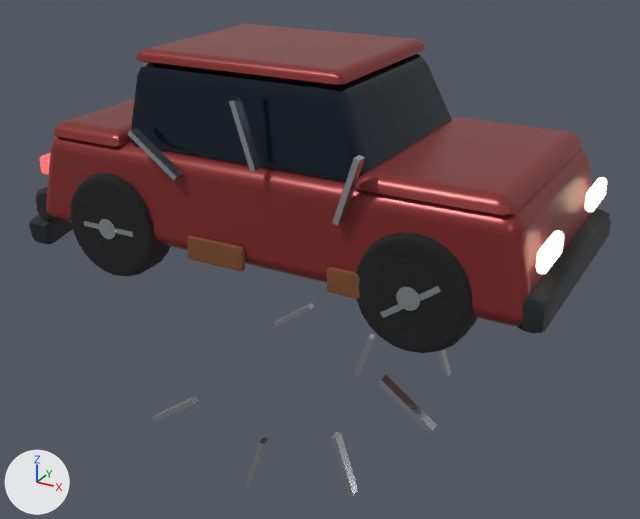
An edit to the glTF model SeatAtTheTable/public/assets/world/vehicles/beater.glb, drawn before and after from the same camera.
One viewpoint serves both versions: a 50 mm camera at (23.7, -42.3, 21.6) aimed at (0.3, 0.1, 0.4). The lights are fixed; the arrows at lower left show +X, +Y and +Z. The older version comes first. Where no turn or scale is listed for an object, it has been applied to the vertices. Vertices at exactly the same position are counted once.

The older version as bpy lines, for what is in view:
```python
me_body = bpy.data.meshes.new('body')
me_body.from_pydata(...)  # 264 vertices, 512 faces; spans x -14.8..14.8, y -6.9..6.9, z -5.3..5.3
me_body.materials.append(mat_paint)  # red #8a2f2f
me_cube = bpy.data.meshes.new('Cube')
me_cube.from_pydata(...)  # 168 vertices, 324 faces; spans x -15.9..15.9, y -6.8..6.8, z -1.8..1.8
me_cube.materials.append(mat_trim)  # black #1b1d22
me_cylinder_001 = bpy.data.meshes.new('Cylinder.001')
me_cylinder_001.from_pydata(...)  # 68 vertices, 112 faces; spans x -9.1..9.1, y -0.4..0.4, z -7.6..7.6
me_cylinder_001.materials.append(mat_chrome)  # light grey #c7cad1
me_cylinder_005 = bpy.data.meshes.new('Cylinder.005')
me_cylinder_005.from_pydata(...)  # 68 vertices, 112 faces; spans x -10.9..10.9, y -0.4..0.4, z -4.9..4.9
me_cylinder_005.materials.append(mat_chrome)  # light grey #c7cad1
ob_part_paint = bpy.data.objects.new('part-paint', me_body)
ob_part_paint.location = (0.0, 0.0, 7.65)
ob_part_trim = bpy.data.objects.new('part-trim', me_cube)
ob_part_trim.location = (-0.25, -0.12, 2.44)
ob_wheel__9__1_hub = bpy.data.objects.new('wheel-+9--1-hub', me_cylinder_001)
ob_wheel__9__1_hub.location = (1.91, -7.01, -3.87)
ob_wheel__9__1_hub_1 = bpy.data.objects.new('wheel--9--1-hub', me_cylinder_005)
ob_wheel__9__1_hub_1.location = (-0.09, -7.01, 6.59)
# also in view: 'part-rust' at (0.4, 0.0, 5.3); 'wheel-+9--1-tyre' at (9.2, -6.1, 3.1); 'wheel-+9-1-hub' at (1.9, 7.0, -3.9); 'wheel--9--1-tyre' at (-9.2, -6.1, 3.1); 'part-glass' at (-1.1, 0.0, 9.9)
```
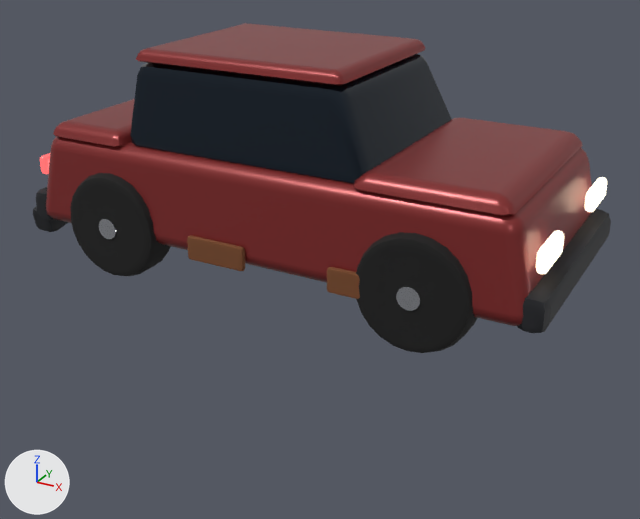
Where the newer file only moved an object's origin or applied its transform, the numbers keep the older frame.

What the commit changed:
me_cube is used by ob_part_trim; location (-0.25, -0.12, 2.44).
me_cube had 168 vertices, 324 faces and spanned x -15.9..15.9, y -6.8..6.8, z -1.8..1.8.
me_cube now has 168 vertices, 324 faces and spans x -15.8..15.8, y -6.6..6.8, z -1.1..1.8.
me_cube part 1: the loose piece of 56 vertices spanning x -15.9..-14.2, y -6.8..-0.8, z -1.8..0.7 is moved by (0.0, 0.4, 0.7).
me_cylinder_001 is used by ob_wheel__9__1_hub; location (1.91, -7.01, -3.87).
me_cylinder_001 had 68 vertices, 112 faces and spanned x -9.1..9.1, y -0.4..0.4, z -7.6..7.6.
me_cylinder_001 now has 68 vertices, 112 faces and spans x 5.5..9.1, y -0.4..0.4, z 5.2..8.7.
me_cylinder_001 part 2: the loose piece of 8 vertices spanning x 5.8..8.9, y -0.3..0.3, z -0.2..2.1 is moved by (-0.1, 0.0, 6.0).
me_cylinder_001 part 3: the loose piece of 8 vertices spanning x 3.2..4.6, y -0.3..0.3, z -5.7..-2.2 is moved by (3.4, 0.0, 10.9).
me_cylinder_001 part 4: the loose piece of 8 vertices spanning x -9.1..-6.0, y -0.3..0.3, z -5.2..-2.9 is moved by (14.8, 0.0, 11.0).
Other edits to the shape of me_cylinder_001 do not show in these pictures.
me_cylinder_005 is used by ob_wheel__9__1_hub_1; location (-0.09, -7.01, 6.59).
me_cylinder_005 had 68 vertices, 112 faces and spanned x -10.9..10.9, y -0.4..0.4, z -4.9..4.9.
me_cylinder_005 now has 68 vertices, 112 faces and spans x -10.9..-7.3, y -0.4..0.4, z -5.2..-1.7.
me_cylinder_005 part 5: the loose piece of 8 vertices spanning x -7.1..-4.0, y -0.3..0.3, z 0.2..2.5 is moved by (-3.6, 0.0, -4.8).
me_cylinder_005 part 6: the loose piece of 8 vertices spanning x -0.5..0.9, y -0.3..0.3, z 1.4..4.9 is moved by (-9.3, 0.0, -6.6).
me_cylinder_005 part 7: the loose piece of 8 vertices spanning x 5.2..6.6, y -0.3..0.3, z -0.5..2.9 is moved by (-15.0, 0.0, -4.7).
me_cylinder_005 part 8: the loose piece of 8 vertices spanning x 7.8..10.9, y -0.3..0.3, z -4.9..-2.5 is moved by (-18.5, 0.0, 0.2).

Location of each change, (x1, y1, x2, y2) in pixels of the pictures (640 x 519 px; the box of a moved part takes in the faces that stretch with it):
'part-trim', reshaped: before (29, 187, 611, 333); after (33, 187, 611, 333)
'wheel--9--1-hub', reshaped: before (84, 98, 441, 318); after (99, 219, 116, 239)
'wheel-+9--1-hub', reshaped: before (153, 286, 437, 496); after (396, 286, 421, 311)
part 1 of me_cube, moved or reshaped: before (29, 215, 73, 244); after (33, 206, 68, 232)
part 2 of me_cylinder_001, moved or reshaped (not visible afterwards): before (378, 375, 437, 434)
part 3 of me_cylinder_001, moved or reshaped (not visible afterwards): before (331, 432, 358, 496)
part 4 of me_cylinder_001, moved or reshaped (not visible afterwards): before (153, 396, 198, 422)
part 5 of me_cylinder_005, moved or reshaped (not visible afterwards): before (127, 128, 183, 180)
part 6 of me_cylinder_005, moved or reshaped (not visible afterwards): before (229, 98, 261, 172)
part 7 of me_cylinder_005, moved or reshaped (not visible afterwards): before (332, 155, 365, 226)
part 8 of me_cylinder_005, moved or reshaped (not visible afterwards): before (380, 286, 441, 318)
